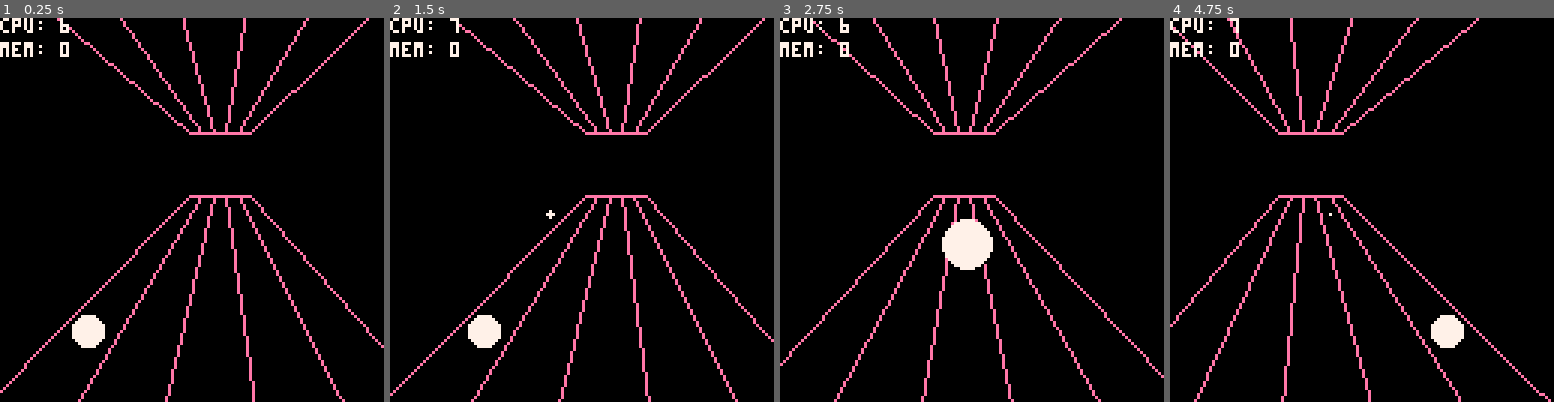
Above: before the commit, frames 1-4 (left to right).
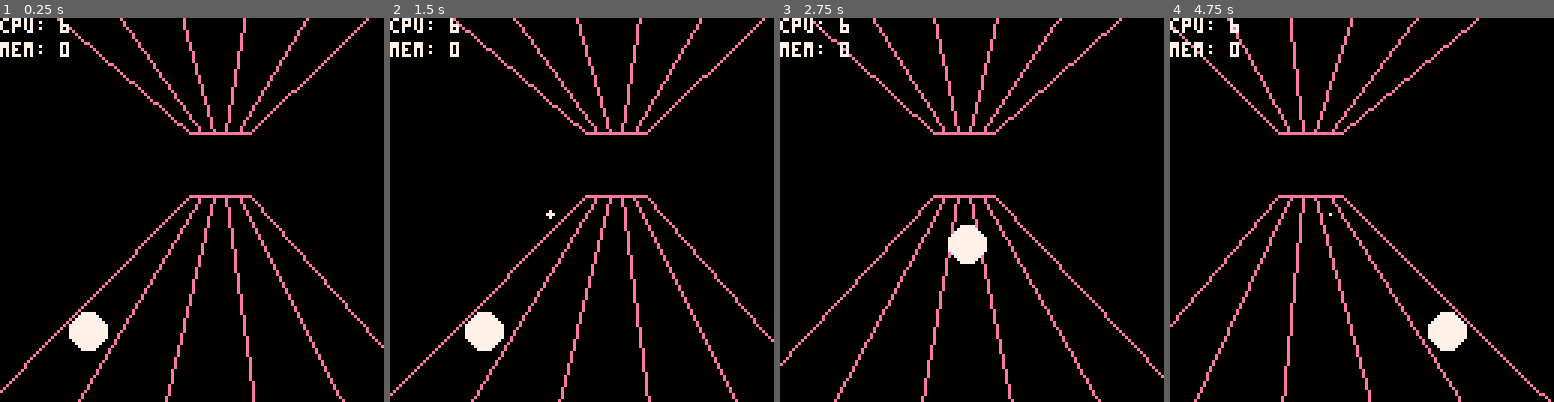
Above: after the commit, the same moments.

Repository: tesselode/web-pilot
Game: PICO-8 cartridge t1k.p8
Same seed, same stepped clock (60 frames per second), same inputs: the game is played once before the commit and once after it.
Inputs:
- Up to frame 1 (0.25 s): no input
- Up to frame 2 (1.5 s): tap X (X key) at 0.33, 1.07 s; tap O (Z key) at 0.7 s
- Up to frame 3 (2.75 s): hold Right 1.6-2.1 s; tap O (Z key) at 1.7, 2.1, 2.5 s; tap X (X key) at 1.85 s; hold Right from 2.47 s (still down)
- Up to frame 4 (4.75 s): tap O (Z key) every 0.4 s from 2.9 to 4.5 s; tap X (X key) at 2.97, 4.08 s; release Right at 3.03 s; hold Left 3.08-3.58 s; hold Right 4.02-4.68 s

The runs differ from the first frame. In frame 1, 0.2% of the frame differs, in the area x 17-29%, y 76-87%; in frame 2, 0.3%; in frame 3, 0.6%, in the area x 42-56%, y 52-66%; in frame 4, 0.3%.

Commit message:
movement smoothing

Diff:
--- a/t1k.p8
+++ b/t1k.p8
@@ -20,7 +20,6 @@
 
 function p3d:circfill(x, y, z, r, col)
 	r *= z
-	r /= 1 + sqrt(sqrt((x - 64) * (x - 64) + (y - 64) * (y - 64)))
 	local x, y = self:to2d(x, y, z)
 	circfill(x, y, r * z, col)
 end
@@ -42,6 +41,8 @@
 	self.y = 0
 	self.z = .9
 	self.vy = 0
+	self.display_x = 128/10 + 128/5 * (self.x - 1)
+	self.smooth_display_x = self.display_x
 end
 
 function Class.Player:update()
@@ -63,11 +64,13 @@
 		self.vy = 0
 	end
 
+	self.display_x = 128/10 + 128/5 * (self.x - 1)
+	self.smooth_display_x += (self.display_x - self.smooth_display_x) * .5
 	p3d.hx += (64 + (2.5 - self.x) * 8 - p3d.hx) * .1
 end
 
 function Class.Player:draw()
-	p3d:circfill(128/10 + 128/5 * (self.x - 1), 128 - self.y, self.z, 64, 7)
+	p3d:circfill(self.smooth_display_x, 128 - self.y, self.z, 8, 7)
 end
 
 setmetatable(Class.Player, {
@@ -97,7 +100,7 @@
 end
 
 function Class.PlayerBullet:draw()
-	p3d:circfill(128/10 + 128/5 * (self.x - 1), 128 - self.y, self.z, 24, 7)
+	p3d:circfill(128/10 + 128/5 * (self.x - 1), 128 - self.y, self.z, 3, 7)
 end
 
 setmetatable(Class.PlayerBullet, {
